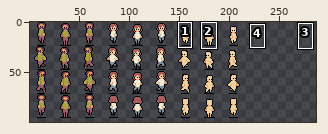
A pixel-art file gets an edit: ART/Jacson/Sprites/NPCs.aseprite. Above: a wide view before the commit, with the close-up outlined.
Close-up. Before the commit:
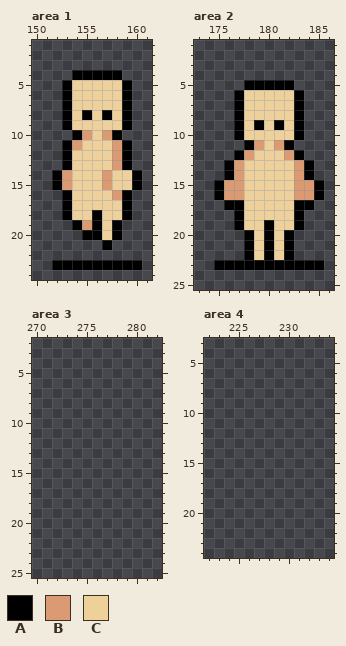
288x192 pixels, 1 frame. Shown: area 1: x 150..161, y 1..24; area 2: x 173..186, y 1..25; area 3: x 270..282, y 2..25; area 4: x 222..234, y 3..24. The wide view leaves out empty margins. The commit also changed other parts of the picture, which this record leaves out.
Visible layers, top first: "Hair", "Clothing", "Fleshy".
Palette (. is transparent): A #000000  B #dc9a72  C #eed09b
Pixels before, area 1, first column x 152:
 4 ..AAAAA..
 5 .ACCCCCA.
 6 .ACCCCCA.
 7 .ACCCCCA.
 8 .ACACACA.
 9 .ACCCCCA.
10 ..ABCBA..
11 .ABCCCBA.
12 .ACCCCBA.
13 .ACCCCBA.
14 ABCCCBCCA
15 ABCCCBCCA
16 .ACCCCBA.
17 .ACCCCCA.
18 .ACCACCA.
19 ..ABACA..
20 ...AACA..
21 .....A...
22 .........
23 AAAAAAAAA
Pixels before, area 2, first column x 175:
 5 ...AAAAA...
 6 ..ACCCCCA..
 7 ..ACCCCCA..
 8 ..ACCCCCA..
 9 ..ACACACA..
10 ..ACCCCCA..
11 ...ABCBA...
12 ..ABCCCBA..
13 .ABCCCCCBA.
14 .ABCCCCCBA.
15 ABBCCCCCBBA
16 ABBCCCCCBBA
17 .AACCCCCAA.
18 ..ACCCCCA..
19 ..ACCACCA..
20 ...ACACA...
21 ...ACACA...
22 ...ACACA...
23 AAAAAAAAAAA
And afterwards:
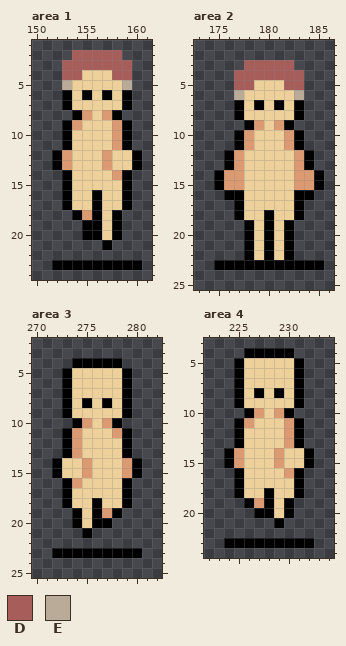
Colours new in this view: D #a75d59  E #baab99
Changes in this commit:
Area 1, layers "Hair", "Fleshy":
y 2: x 154..158 ..... -> DDDDD
y 3: x 153..159 ....... -> DDDDDDD
y 4: x 153..159 .AAAAA. -> DDCCCDD
y 5: x 153 A -> E; x 159 A -> E
y 6: x 155 C -> A; x 157 C -> A
y 8: x 153..155 ACA -> .AB; x 157..159 ACA -> BA.
y 9: x 154 C -> B; x 158 C -> B
y 10: x 153..155 .AB -> ACC; x 157..159 BA. -> CBA
y 11: x 154 B -> C
y 12..13: x 152..153 .A -> AB; x 157..160 CBA. -> BCCA
y 14: x 152..153 AB -> .A; x 157..160 BCCA -> CBA.
y 15: x 152..153 AB -> .A; x 157 B -> C; x 159..160 CA -> A.
y 16: x 156 C -> A; x 158 B -> C
y 17: x 156 C -> A
y 18: x 153..155 ACC -> .AB; x 158..159 CA -> A.
y 19: x 154..155 AB -> .A
Area 2, layers "Hair", "Fleshy":
y 3: x 178..182 ..... -> DDDDD
y 4: x 177..183 ....... -> DDDDDDD
y 5: x 177..183 .AAAAA. -> DDCCCDD
y 6: x 177 A -> E; x 183 A -> E
y 7: x 179 C -> A; x 181 C -> A
y 9: x 177..179 ACA -> .AB; x 181..183 ACA -> BA.
y 10: x 178 C -> B; x 182 C -> B
y 11: x 177..179 .AB -> ABC; x 181..183 BA. -> CBA
y 12: x 176..178 .AB -> ABC; x 182..184 BA. -> CBA
y 14: x 175..176 .A -> AB; x 184..185 A. -> BA
y 16: x 175..177 ABB -> .AA; x 183..185 BBA -> AA.
y 17: x 176 A -> .; x 184 A -> .
y 18: x 180 C -> A
y 19: x 177..178 AC -> .A; x 182..183 CA -> A.
Area 3, layer "Fleshy":
y 4: x 274..278 ..... -> AAAAA
y 5..7: x 273..279 ....... -> ACCCCCA
y 8: x 273..279 ....... -> ACACACA
y 9: x 273..279 ....... -> ACCCCCA
y 10: x 274..278 ..... -> ABCBA
y 11: x 273..279 ....... -> ABCCCBA
y 12..13: x 273..279 ....... -> ABCCCCA
y 14..15: x 272..280 ......... -> ACCBCCCBA
y 16: x 273..279 ....... -> ABCCCCA
y 17: x 273..279 ....... -> ACCCCCA
y 18: x 273..279 ....... -> ACCACCA
y 19: x 274..278 ..... -> ACABA
y 20: x 274..277 .... -> ACAA
y 21: x 275 . -> A
y 23: x 272..280 ......... -> AAAAAAAAA
Area 4, layer "Fleshy":
y 4: x 226..230 ..... -> AAAAA
y 5..7: x 225..231 ....... -> ACCCCCA
y 8: x 225..231 ....... -> ACACACA
y 9: x 225..231 ....... -> ACCCCCA
y 10: x 226..230 ..... -> ABCBA
y 11: x 225..231 ....... -> ABCCCBA
y 12..13: x 225..231 ....... -> ACCCCBA
y 14..15: x 224..232 ......... -> ABCCCBCCA
y 16: x 225..231 ....... -> ACCCCBA
y 17: x 225..231 ....... -> ACCCCCA
y 18: x 225..231 ....... -> ACCACCA
y 19: x 226..230 ..... -> ABACA
y 20: x 227..230 .... -> AACA
y 21: x 229 . -> A
y 23: x 224..232 ......... -> AAAAAAAAA
Boxes around the changes in both close-ups, in picture pixels (x1, y1, x2, y2):
changed: (52, 50, 142, 230)
changed: (214, 60, 324, 230)
added: (52, 358, 142, 558)
added: (224, 348, 314, 548)
